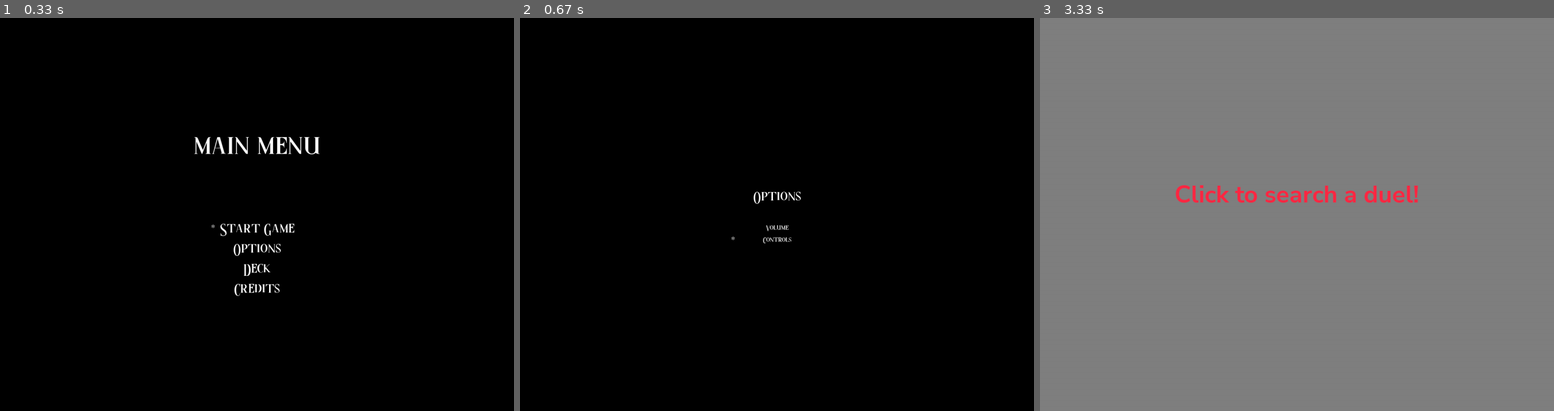
Above: before the commit, frames 1-3 (left to right).
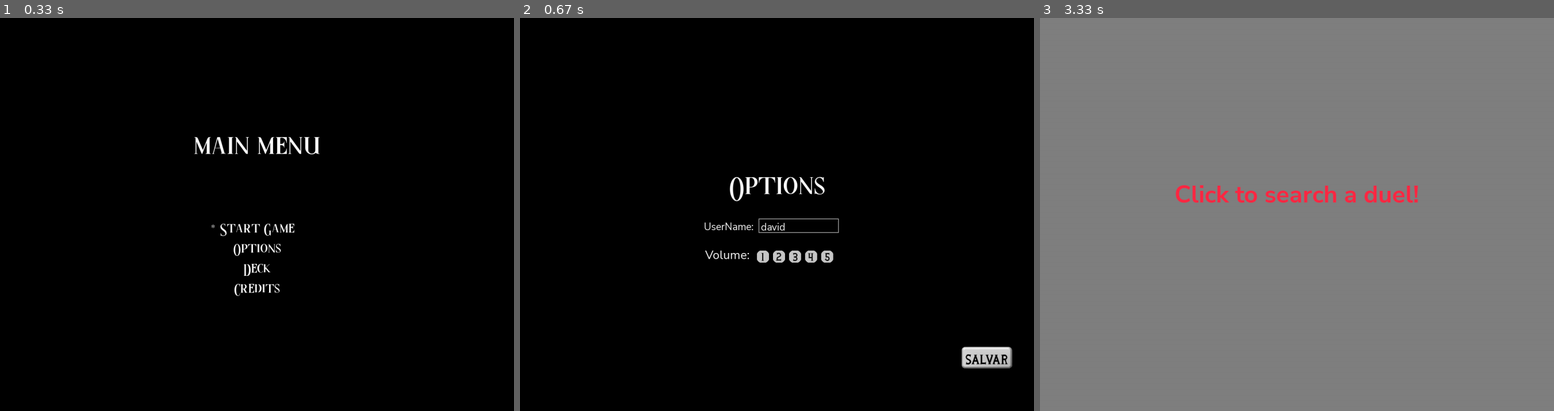
Above: after the commit, the same moments.

Repository: David-Ackerman/mogs_smaug2_pygame
Game: pygame game, started from game.py
Two runs of this game, one before a commit and one after it. Both use one fixed random seed, a clock stepped at 60 frames per second and the inputs below.
Inputs:
- Up to frame 1 (0.33 s): no input
- Up to frame 2 (0.67 s): hold Enter from 0.33 s (still down); hold Down from 0.33 s (still down)
- Up to frame 3 (3.33 s): release Enter at 0.8 s; release Down at 0.8 s; hold Down 0.88-1.35 s; hold Up 1.43-1.8 s; tap Enter at 1.83, 3.23 s; hold Down 2.17-2.53 s; hold Up 2.57-2.87 s; hold Esc 2.9-3.2 s; hold Down 2.9-3.2 s

Frame 1 is identical in both runs. In frame 2, 1.7% of the frame differs, in the area x 35-96%, y 40-90%; in frame 3, nothing differs.

Commit message:
finishing options menu

Diff:
--- a/game.py
+++ b/game.py
@@ -13,6 +13,7 @@
         self.BLACK, self.WHITE = (0, 0, 0), (255, 255, 255)
         gameIcon = pygame.image.load('assets/gameIcon.jpg')
         self.running, self.playing = True, False
+        self.lastEvent = None
         self.UP_KEY, self.DOWN_KEY, self.START_KEY, self.BACK_KEY, self.CLICKED = False, False, False, False, False
         self.DISPLAY_W, self.DISPLAY_H = 1280, 980
         self.window = pygame.display.set_mode((self.DISPLAY_W, self.DISPLAY_H))
@@ -20,11 +21,16 @@
             'Masters of Gamblers')
         pygame.display.set_icon(gameIcon)
         response = loadDeckOnDisk()
-        pygame.mixer.music.load("assets/sounds/dramatic.wav")
-        pygame.mixer.music.play()
-        pygame.mixer.music.set_volume(0.0009)
+        print(response)
+        self.playerDeck = response["deck"] if response['hasDeck'] else []
+        self.userName = response['userName'] if response['hasDeck'] else ''
+        self.volume = response['options']['vol'] if response['hasDeck'] else 0.1
+        self.music = pygame.mixer.music
+        self.music.load("assets/sounds/dramatic.wav")
+        self.music.play()
+        self.music.set_volume(self.volume)
         self.main_menu = MainMenu(self)
-        self.deck_menu = DeckMenu(self, playerDeck=response["deck"])
+        self.deck_menu = DeckMenu(self, self.playerDeck)
         self.options_menu = OptionsMenu(self)
         self.credits_menu = CreditsMenu(self)
         self.player = Client(self)
@@ -41,15 +47,16 @@
                 if mouse_presses[0]:
                     self.CLICKED = True
             elif event.type == pygame.KEYDOWN:
+                self.lastEvent = event
                 if event.key == pygame.K_ESCAPE:
                     self.BACK_KEY = True
-                if event.key == pygame.K_RETURN:
+                elif event.key == pygame.K_RETURN:
                     self.START_KEY = True
-                if event.key == pygame.K_BACKSPACE or event.key == pygame.K_ESCAPE:
+                elif event.key == pygame.K_ESCAPE:
                     self.BACK_KEY = True
-                if event.key == pygame.K_DOWN:
+                elif event.key == pygame.K_DOWN:
                     self.DOWN_KEY = True
-                if event.key == pygame.K_UP:
+                elif event.key == pygame.K_UP:
                     self.UP_KEY = True
 
     def reset_keys(self):
--- a/src/components/button.py
+++ b/src/components/button.py
@@ -1,5 +1,7 @@
+from threading import Timer
 from typing import Tuple
 import pygame
+from src.interfaces.card_model import Fonts
 
 from src.services.getFont import loadCustomFont
 
@@ -7,21 +9,28 @@
 
 
 class ButtonDuels:
-    def __init__(self, text: str, x: int, y: int,  color, width: int = 160, height: int = 100, radius: int = -1, textSize: int = 35, textColor=(255, 255, 255)):
+    def __init__(self, text: str, x: int, y: int,  color, font: Fonts = 'nunito-bold', width: int = 160, height: int = 100, radius: int = -1, textSize: int = 35, textColor=(255, 255, 255)):
         self.text = text
         self.x = x
         self.y = y
         self.radius = radius
         self.color = color
         self.width = width
+        self.clickColor = (self.color[0] - 80,
+                           self.color[0] - 80, self.color[0] - 80)
         self.height = height
+        self.clicked = False
         self.textSize = textSize
         self.textColor = textColor
+        self.font = font
+
+    def despress(self):
+        self.clicked = False
 
     def draw(self, win: pygame.Surface):
         pygame.draw.rect(
-            win, self.color, (self.x, self.y, self.width, self.height), border_radius=self.radius)
-        font = loadCustomFont(self.textSize, 'nunito-bold')
+            win, self.clickColor if self.clicked else self.color, (self.x, self.y, self.width, self.height), border_radius=self.radius)
+        font = loadCustomFont(self.textSize, self.font)
         text = font.render(self.text, True, self.textColor)
         win.blit(text, (self.x + round(self.width/2) - round(text.get_width()/2),
                  self.y + round(self.height/2) - round(text.get_height()/2)))
@@ -31,6 +40,9 @@
         y1 = pos[1]
 
         if self.x <= x1 <= self.x + self.width and self.y <= y1 <= self.y + self.height:
+            self.clicked = True
+            t = Timer(0.25, self.despress)
+            t.start()
             return True
         else:
             return False
--- a/src/interfaces/card_model.py
+++ b/src/interfaces/card_model.py
@@ -1,4 +1,8 @@
-from typing import TypedDict
+from typing import Dict, TypedDict, Literal
+
+
+Fonts = Literal['nunito', 'nunito-bold', 'nunito-italic', 'nunito-l',
+                'nunito-l-italic', 'magic',  'rooters', 'rooters-italic']
 
 
 class Deck(TypedDict):
@@ -16,4 +20,6 @@
 
 class LoadDeckResponse(TypedDict):
     hasDeck: bool
+    userName: str
+    options: Dict[str, any]
     deck: list[Deck]
--- a/src/interfaces/cards.py
+++ b/src/interfaces/cards.py
@@ -39,19 +39,7 @@
     "card_effect": None,
     "card_description": "Efeito Aprisionado: para invocar essa carta é necessário sacrificar duas cartas que estão em seu campo, seu poder de ataque e de defesa será definido pela soma do poder dessas duas cartas",
 },
-    {
-    "onGameId": None,
-    "card_id": "4",
-    "card_name": "Pinguim feliz",
-    "card_image": "assets/cards/4.png",
-    "card_type": "monster",
-    "card_element": "cryo",
-    "card_attack": 15,
-    "card_def": 5,
-    "card_cust": 1,
-    "card_effect": None,
-    "card_description": "Nada além de um pinguim feliz, quem seria capaz de machucar essa carinha fofa?",
-},
+
     {
     "onGameId": None,
     "card_id": "5",
@@ -78,32 +66,7 @@
     "card_effect": None,
     "card_description": "Feito da tecnologia de ponta esse mamute de aço com chifres pontudos é capaz de destruir tudo pelo seu caminho.",
 },
-    {
-    "onGameId": None,
-    "card_id": "7",
-    "card_name": "Brokk, O ferreiro de Edênia",
-    "card_image": "assets/cards/7.png",
-    "card_type": "monster effect",
-    "card_element": "knight",
-    "card_attack": 20,
-    "card_def": 30,
-    "card_cust": 5,
-    "card_effect": None,
-    "card_description": "Efeito Reparável: aumenta em 10 a defesa de todos os aliados em campo. ",
-},
-    {
-    "onGameId": None,
-    "card_id": "8",
-    "card_name": "Heavy Castle",
-    "card_image": "assets/cards/8.png",
-    "card_type": "monster",
-    "card_element": "knight",
-    "card_attack": 60,
-    "card_def": 40,
-    "card_cust": 13,
-    "card_effect": None,
-    "card_description": "Castelo Motorizado Desenvolvido para defender o reino de Edênia de ameaças de alto nível. “Nunca subestime a precaução” ~ Brook",
-},
+
     {
     "onGameId": None,
     "card_id": "9",
@@ -143,32 +106,7 @@
     "card_effect": None,
     "card_description": "Este corajoso galo abandonou seu clã e sua família para seguir uma árdua jornada com o objetivo de se tornar um samurai e deixar seu legado.",
 },
-    {
-    "onGameId": None,
-    "card_id": "12",
-    "card_name": "Espadapinguim",
-    "card_image": "assets/cards/12.png",
-    "card_type": "monster",
-    "card_element": "knight",
-    "card_attack": 10,
-    "card_def": 10,
-    "card_cust": 1,
-    "card_effect": None,
-    "card_description": "Empunhando a sua espada e escudo defende seu reino com fofura e muito orgulho.",
-},
-    {
-    "onGameId": None,
-    "card_id": "13",
-    "card_name": "Guarda real",
-    "card_image": "assets/cards/13.png",
-    "card_type": "monster",
-    "card_element": "knight",
-    "card_attack": 20,
-    "card_def": 10,
-    "card_cust": 2,
-    "card_effect": None,
-    "card_description": "Soldado honroso do castelo, empunha sua espada com orgulho para defender seu reino.",
-},
+
     {
     "onGameId": None,
     "card_id": "14",
@@ -299,19 +237,7 @@
     "card_effect": None,
     "card_description": "Testemunhe o poder da natureza.",
 },
-    {
-    "onGameId": None,
-    "card_id": "24",
-    "card_name": "Pássaro brigão",
-    "card_image": "assets/cards/24.png",
-    "card_type": "monster",
-    "card_element": "anemo",
-    "card_attack": 15,
-    "card_def": 15,
-    "card_cust": 1,
-    "card_effect": None,
-    "card_description": "Ave irritada com garras sempre afiadas para a sua próxima luta.",
-},
+
     {
     "onGameId": None,
     "card_id": "25",
@@ -338,19 +264,7 @@
     "card_effect": None,
     "card_description": "Criaturas colossais que vivem se alimentando de árvores e a vegetação ao seu redor.",
 },
-    {
-    "onGameId": None,
-    "card_id": "27",
-    "card_name": "Oog do Sul, O xãma da natureza",
-    "card_image": "assets/cards/27.png",
-    "card_type": "monster effect",
-    "card_element": "dendro",
-    "card_attack": 35,
-    "card_def": 25,
-    "card_cust": 6,
-    "card_effect": None,
-    "card_description": "Rejuvenescer:",
-},
+
     {
     "onGameId": None,
     "card_id": "28",
@@ -416,19 +330,7 @@
     "card_effect": None,
     "card_description": "Mana: Quando destruído, froky lhe concede 1 de mana",
 },
-    {
-    "onGameId": None,
-    "card_id": "33",
-    "card_name": "Besta da floresta",
-    "card_image": "assets/cards/33.png",
-    "card_type": "monster",
-    "card_element": "dendro",
-    "card_attack": 35,
-    "card_def": 25,
-    "card_cust": 5,
-    "card_effect": None,
-    "card_description": "Uma fera de força incompreensível da natureza, protege a árvore da vida com força e ódio.",
-},
+
     {
     "onGameId": None,
     "card_id": "34",
@@ -689,45 +591,7 @@
     "card_effect": None,
     "card_description": "Brasa: Quando atacar reduz o poder do inimigo em 10",
 },
-    {
-    "onGameId": None,
-    "card_id": "54",
-    "card_name": "Infernal Regiscida",
-    "card_image": "assets/cards/54.png",
-    "card_type": "monster",
-    "card_element": "pyro",
-    "card_attack": 40,
-    "card_def": 25,
-    "card_cust": 7,
-    "card_effect": None,
-    "card_description": "Um antigo golem renascido das chamas.",
-},
-    {
-    "onGameId": None,
-    "card_id": "55",
-    "card_name": "Pyromance Rain",
-    "card_image": "assets/cards/55.png",
-    "card_type": "monster",
-    "card_element": "pyro",
-    "card_attack": 15,
-    "card_def": 15,
-    "card_cust": 2,
-    "card_effect": None,
-    "card_description": "Olha o céu mãe!, está caindo uma chuva de demônios de magma.",
-},
-    {
-    "onGameId": None,
-    "card_id": "56",
-    "card_name": "Oog do norte, O xãma do fogo",
-    "card_image": "assets/cards/56.png",
-    "card_type": "monster effect",
-    "card_element": "pyro",
-    "card_attack": 35,
-    "card_def": 25,
-    "card_cust": 7,
-    "card_effect": None,
-    "card_description": "Fúria: Quando invocado Oog invoca dois Pyromance Rain na arena.",
-},
+
     {
     "onGameId": None,
     "card_id": "57",
--- /dev/null
+++ b/src/interfaces/removedCards.py
@@ -0,0 +1,143 @@
+#     {
+#     "onGameId": None,
+#     "card_id": "4",
+#     "card_name": "Pinguim feliz",
+#     "card_image": "assets/cards/4.png",
+#     "card_type": "monster",
+#     "card_element": "cryo",
+#     "card_attack": 15,
+#     "card_def": 5,
+#     "card_cust": 1,
+#     "card_effect": None,
+#     "card_description": "Nada além de um pinguim feliz, quem seria capaz de machucar essa carinha fofa?",
+# },
+#   {
+#     "onGameId": None,
+#     "card_id": "7",
+#     "card_name": "Brokk, O ferreiro de Edênia",
+#     "card_image": "assets/cards/7.png",
+#     "card_type": "monster effect",
+#     "card_element": "knight",
+#     "card_attack": 20,
+#     "card_def": 30,
+#     "card_cust": 5,
+#     "card_effect": None,
+#     "card_description": "Efeito Reparável: aumenta em 10 a defesa de todos os aliados em campo. ",
+# },
+#     {
+#     "onGameId": None,
+#     "card_id": "8",
+#     "card_name": "Heavy Castle",
+#     "card_image": "assets/cards/8.png",
+#     "card_type": "monster",
+#     "card_element": "knight",
+#     "card_attack": 60,
+#     "card_def": 40,
+#     "card_cust": 13,
+#     "card_effect": None,
+#     "card_description": "Castelo Motorizado Desenvolvido para defender o reino de Edênia de ameaças de alto nível. “Nunca subestime a precaução” ~ Brook",
+# },
+#     {
+#     "onGameId": None,
+#     "card_id": "12",
+#     "card_name": "Espadapinguim",
+#     "card_image": "assets/cards/12.png",
+#     "card_type": "monster",
+#     "card_element": "knight",
+#     "card_attack": 10,
+#     "card_def": 10,
+#     "card_cust": 1,
+#     "card_effect": None,
+#     "card_description": "Empunhando a sua espada e escudo defende seu reino com fofura e muito orgulho.",
+# },
+#     {
+#     "onGameId": None,
+#     "card_id": "13",
+#     "card_name": "Guarda real",
+#     "card_image": "assets/cards/13.png",
+#     "card_type": "monster",
+#     "card_element": "knight",
+#     "card_attack": 20,
+#     "card_def": 10,
+#     "card_cust": 2,
+#     "card_effect": None,
+#     "card_description": "Soldado honroso do castelo, empunha sua espada com orgulho para defender seu reino.",
+# },
+#     {
+#     "onGameId": None,
+#     "card_id": "24",
+#     "card_name": "Pássaro brigão",
+#     "card_image": "assets/cards/24.png",
+#     "card_type": "monster",
+#     "card_element": "anemo",
+#     "card_attack": 15,
+#     "card_def": 15,
+#     "card_cust": 1,
+#     "card_effect": None,
+#     "card_description": "Ave irritada com garras sempre afiadas para a sua próxima luta.",
+# },
+#     {
+#     "onGameId": None,
+#     "card_id": "27",
+#     "card_name": "Oog do Sul, O xãma da natureza",
+#     "card_image": "assets/cards/27.png",
+#     "card_type": "monster effect",
+#     "card_element": "dendro",
+#     "card_attack": 35,
+#     "card_def": 25,
+#     "card_cust": 6,
+#     "card_effect": None,
+#     "card_description": "Rejuvenescer:",
+# },
+#     {
+#     "onGameId": None,
+#     "card_id": "33",
+#     "card_name": "Besta da floresta",
+#     "card_image": "assets/cards/33.png",
+#     "card_type": "monster",
+#     "card_element": "dendro",
+#     "card_attack": 35,
+#     "card_def": 25,
+#     "card_cust": 5,
+#     "card_effect": None,
+#     "card_description": "Uma fera de força incompreensível da natureza, protege a árvore da vida com força e ódio.",
+# },
+#     {
+#     "onGameId": None,
+#     "card_id": "54",
+#     "card_name": "Infernal Regiscida",
+#     "card_image": "assets/cards/54.png",
+#     "card_type": "monster",
+#     "card_element": "pyro",
+#     "card_attack": 40,
+#     "card_def": 25,
+#     "card_cust": 7,
+#     "card_effect": None,
+#     "card_description": "Um antigo golem renascido das chamas.",
+# },
+#     {
+#     "onGameId": None,
+#     "card_id": "55",
+#     "card_name": "Pyromance Rain",
+#     "card_image": "assets/cards/55.png",
+#     "card_type": "monster",
+#     "card_element": "pyro",
+#     "card_attack": 15,
+#     "card_def": 15,
+#     "card_cust": 2,
+#     "card_effect": None,
+#     "card_description": "Olha o céu mãe!, está caindo uma chuva de demônios de magma.",
+# },
+#     {
+#     "onGameId": None,
+#     "card_id": "56",
+#     "card_name": "Oog do norte, O xãma do fogo",
+#     "card_image": "assets/cards/56.png",
+#     "card_type": "monster effect",
+#     "card_element": "pyro",
+#     "card_attack": 35,
+#     "card_def": 25,
+#     "card_cust": 7,
+#     "card_effect": None,
+#     "card_description": "Fúria: Quando invocado Oog invoca dois Pyromance Rain na arena.",
+# },
--- a/src/screens/menu.py
+++ b/src/screens/menu.py
@@ -1,10 +1,21 @@
 import pygame
 import math
+import sys
+from src.components.button import ButtonDuels
+from src.services.getFont import loadCustomFont
 from src.components.buttonImg import ButtonImage
 from src.components.card import Card
 from src.interfaces.card_model import Deck
 from src.interfaces.cards import cards
 from src.services.saveDeck import saveDeckOnDisk
+
+vols = {
+    '1': 0.03,
+    '2': 0.1,
+    '3': 0.3,
+    '4': 0.6,
+    '5': 0.9,
+}
 
 
 class Menu:
@@ -130,38 +141,85 @@
 class OptionsMenu(Menu):
     def __init__(self, game):
         Menu.__init__(self, game)
-        self.state = "Volume"
-        self.volx, self.voly = self.mid_w, self.mid_h + 30
-        self.controlsx, self.controlsy = self.mid_w, self.mid_h + 60
-        self.cursor_rect.midtop = (self.volx + self.offset, self.voly)
-
-    def render_self(self):
-        self.run_display = True
-        while self.run_display:
-            self.game.check_events()
+        self.userx, self.usery = self.mid_w - 120, self.mid_h + 30
+        self.volx, self.voly = self.mid_w - 120, self.mid_h + 100
+        self.buttonsY = self.voly - 10
+        self.buttonsx = self.volx + 70
+        self.base_font = loadCustomFont(25)
+        self.userText = self.game.userName
+        self.volume = self.game.volume
+        self.btns_vol = [ButtonDuels('1', self.buttonsx, self.buttonsY, (200, 200, 200), 'rooters', 30, 30, 10, 25, textColor=(20, 20, 20)), ButtonDuels('2', self.buttonsx + 40, self.buttonsY, (200, 200, 200), 'rooters', 30, 30, 10, 25, textColor=(20, 20, 20)),
+                         ButtonDuels('3', self.buttonsx + 80, self.buttonsY, (200, 200, 200), 'rooters', 30, 30, 10, 25, textColor=(20, 20, 20)), ButtonDuels('4', self.buttonsx + 120, self.buttonsY, (200, 200, 200), 'rooters', 30, 30, 10, 25, textColor=(20, 20, 20)), ButtonDuels('5', self.buttonsx + 160, self.buttonsY, (200, 200, 200), 'rooters', 30, 30, 10, 25, textColor=(20, 20, 20))]
+
+    def render_self(self):
+        self.game.music.stop()
+        self.run_display = True
+        self.sound = pygame.mixer.Sound('assets/sounds/dramatic.wav')
+        self.button = ButtonImage('save', 1100, 820)
+        self.input_rect = pygame.Rect(
+            self.userx + 74, self.usery - 20, 200, 36)
+        color_active = (233, 233, 233)
+        color_passive = (150, 150, 150)
+        color = color_passive
+        self.text_active = False
+        while self.run_display:
             self.check_input()
-            self.game.window.fill(self.game.BLACK)
+            color = color_active if self.text_active else color_passive
+            self.game.window.fill(self.game.BLACK)
+            text_surface = self.base_font.render(
+                self.userText, True, (255, 255, 255))
+
             self.game.draw_text(
-                "Options", 40, self.game.DISPLAY_W / 2, self.game.DISPLAY_H / 2 - 50)
-            self.game.draw_text("Volume", 20, self.volx, self.voly)
-            self.game.draw_text("Controls", 20, self.controlsx, self.controlsy)
-            self.draw_cursor()
-            self.blit_screen()
+                "Options", 80, self.game.DISPLAY_W / 2, self.game.DISPLAY_H / 2 - 80)
+            self.game.draw_text(
+                "UserName:", 25, self.userx, self.usery, font="nunito")
+            self.game.draw_text("Volume: ", 30, self.volx,
+                                self.voly, font="nunito")
+
+            self.game.window.blit(
+                text_surface, (self.userx + 80, self.usery - 16))
+            self.button.draw(self.game.window)
+            for btn in self.btns_vol:
+                btn.draw(self.game.window)
+            pygame.draw.rect(self.game.window,
+                             color, self.input_rect, 2)
+            self.blit_screen()
+        self.game.goToMenuScreen()
 
     def check_input(self):
-        if self.game.BACK_KEY:
-            self.game.goToMenuScreen()
-        elif self.game.UP_KEY or self.game.DOWN_KEY:
-            if self.state == "Volume":
-                self.cursor_rect.midtop = (
-                    self.controlsx + self.offset, self.controlsy)
-                self.state = "Controls"
-            elif self.state == "Controls":
-                self.cursor_rect.midtop = (self.volx + self.offset, self.voly)
-                self.state = "Volume"
-        elif self.game.START_KEY:
-            # TO-DO: Adicionar menu de volume e de controles
-            pass
+        for event in pygame.event.get():
+            if event.type == pygame.QUIT:
+                pygame.quit()
+                sys.exit()
+            elif event.type == pygame.MOUSEBUTTONDOWN:
+                mouse_presses = pygame.mouse.get_pressed()
+                if mouse_presses[0]:
+                    self.text_active = False
+                    pos = pygame.mouse.get_pos()
+                    if self.button.click(pos):
+                        saveDeckOnDisk(self.game.playerDeck, self.userText, {
+                                       'vol': self.volume})
+                        self.game.userName = self.userText
+                        self.game.volume = self.volume
+                        self.run_display = False
+                        return
+                    elif self.input_rect.collidepoint(pos):
+                        self.text_active = True
+                    else:
+                        for vol in self.btns_vol:
+                            if vol.click(pos):
+                                self.volume = vols[vol.text]
+                                self.sound.set_volume(self.volume)
+                                self.sound.play(0, 1000)
+            elif event.type == pygame.KEYDOWN:
+                if event.key == pygame.K_ESCAPE:
+                    self.game.goToMenuScreen()
+                elif self.text_active:
+                    if event.key == pygame.K_BACKSPACE:
+                        self.userText = self.userText[:-1]
+                    else:
+                        if len(self.userText) < 12:
+                            self.userText += event.unicode
 
 
 class DeckMenu(Menu):
@@ -224,7 +282,8 @@
                 if mouse_presses[0]:
                     pos = pygame.mouse.get_pos()
                     if self.button.click(pos):
-                        saveDeckOnDisk(self.playerDeck)
+                        saveDeckOnDisk(self.playerDeck, self.game.userName, {
+                                       'vol': self.game.volume})
                         return
                     clicked_sprites = [
                         s for s in self.all_sprites_list if s.rect.collidepoint(pos)]
--- a/src/services/getFont.py
+++ b/src/services/getFont.py
@@ -1,5 +1,7 @@
-import os  # Remember to import it in order to use os.path.join().
+import os
 import pygame
+
+from src.interfaces.card_model import Fonts
 
 fonts = {
     'nunito': 'NunitoSans-Regular.ttf',
@@ -7,11 +9,13 @@
     'nunito-italic': 'NunitoSans-Italic.ttf',
     'nunito-l': 'NunitoSans-Light.ttf',
     'nunito-l-italic': 'NunitoSans-LightItalic.ttf',
-    'magic': 'MagicSparkle.ttf'
+    'magic': 'MagicSparkle.ttf',
+    'rooters': 'Rooters.ttf',
+    'rooters-italic': 'Rooters-Italic.ttf'
 }
 
 
-def loadCustomFont(size: int, fontType: str = 'nunito'):
+def loadCustomFont(size: int, fontType: Fonts = 'nunito'):
     """
     A function to load a custom font from a file.
     """
--- a/src/services/saveDeck.py
+++ b/src/services/saveDeck.py
@@ -3,19 +3,25 @@
 from src.interfaces.card_model import Deck, LoadDeckResponse
 
 
-def saveDeckOnDisk(deck: list[Deck]):
-    if os.path.exists("storage/playerDeck.npy"):
-        os.remove("storage/playerDeck.npy")
-    np.save("storage/playerDeck.npy", deck, allow_pickle=True)
+def saveDeckOnDisk(deck: list[Deck], userName: str, options):
+    if os.path.exists("storage/playerData.npy"):
+        os.remove("storage/playerData.npy")
+    np.save("storage/playerData.npy", [{
+        "userName": userName,
+        "options": options,
+        "deck": deck
+    }], allow_pickle=True)
     print("Deck Salvo com sucesso")
 
 
 def loadDeckOnDisk() -> LoadDeckResponse:
-    response: LoadDeckResponse = {"hasDeck": False, "deck": []}
+    response: LoadDeckResponse = {"hasDeck": False,
+                                  "userName": '',  "options": {},  "deck": []}
     try:
-        returnedArray = np.load("storage/playerDeck.npy", allow_pickle=True)
-        for card in returnedArray:
-            response["deck"].append(card)
+        returnData = np.load("storage/playerData.npy", allow_pickle=True)
+        response["userName"] = returnData[0]["userName"]
+        response["options"] = returnData[0]["options"]
+        response["deck"] = returnData[0]["deck"].copy()
         response["hasDeck"] = True
     except:
         response["hasDeck"] = False
Binary file added: assets/CANCELAR/Confirmar.png
Binary file added: assets/CANCELAR/Confirmar_pressionado.png
Binary file added: assets/fonts/Rooters-Italic.ttf
Binary file added: assets/fonts/Rooters.ttf
Binary file added: storage/playerData.npy
Binary file removed: storage/playerDeck.npy
Not shown, removed: assets/GameSound.zip
